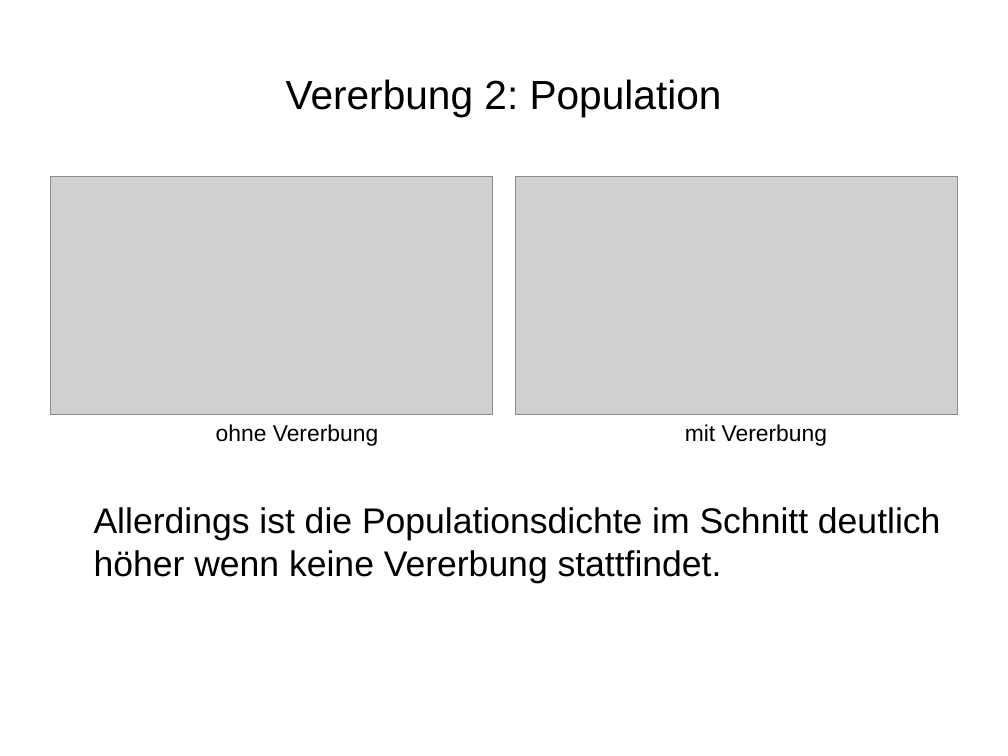
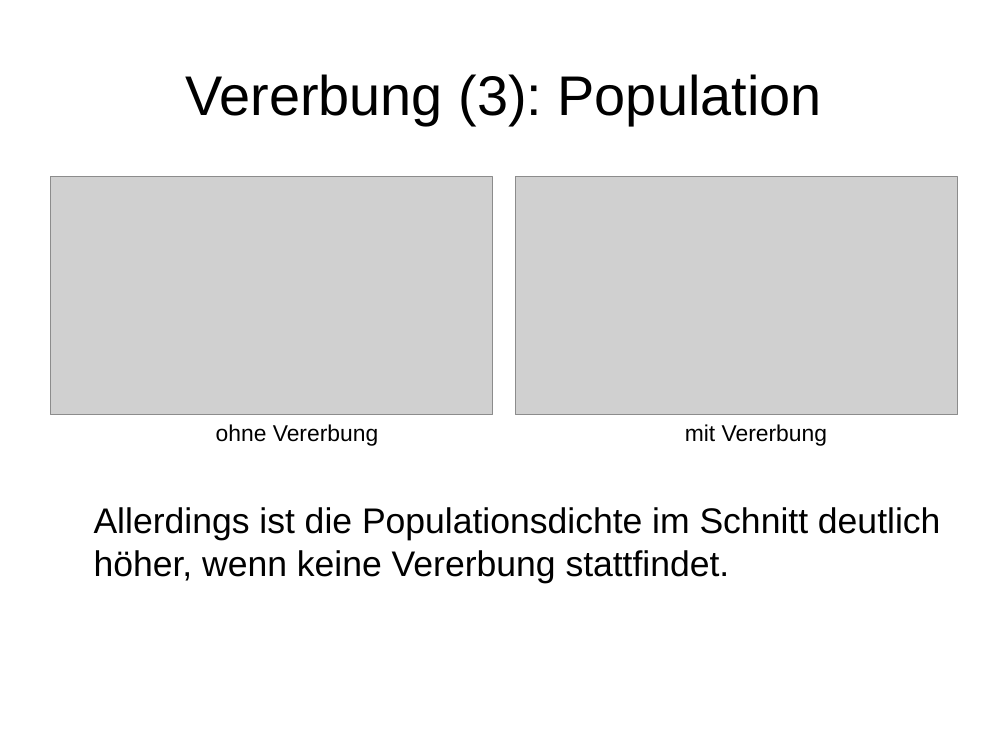
Before and after one commit to wsmirnow/Sugarscape, a slide deck: slide 15 of Presentation/Presentation.odp. Drawn at 1008x756 pixels with LibreOffice and Linux fonts; fonts in the diff are those of the drawing; grey boxes stand for pictures. Boxes give left, top, right and bottom in pixels: in the first picture for what was removed or moved away, otherwise in the second. Text is boxed around its words. In the diff, an @@ line names an element or a change of style, - is before the commit and + after.

```diff
--- a/Presentation/Presentation.odp
+++ b/Presentation/Presentation.odp
@@ title at [185,74,822,125]: text changed; size 32 to 44 pt @@
-Vererbung 2: Population
+Vererbung (3): Population
@@ text at [94,507,940,583]: text changed @@
-Allerdings ist die Populationsdichte im Schnitt deutlich höher wenn keine Vererbung stattfindet.
+Allerdings ist die Populationsdichte im Schnitt deutlich höher, wenn keine Vererbung stattfindet.
```
Also in this commit, not shown: 9 other slides changed, 2 other files.
